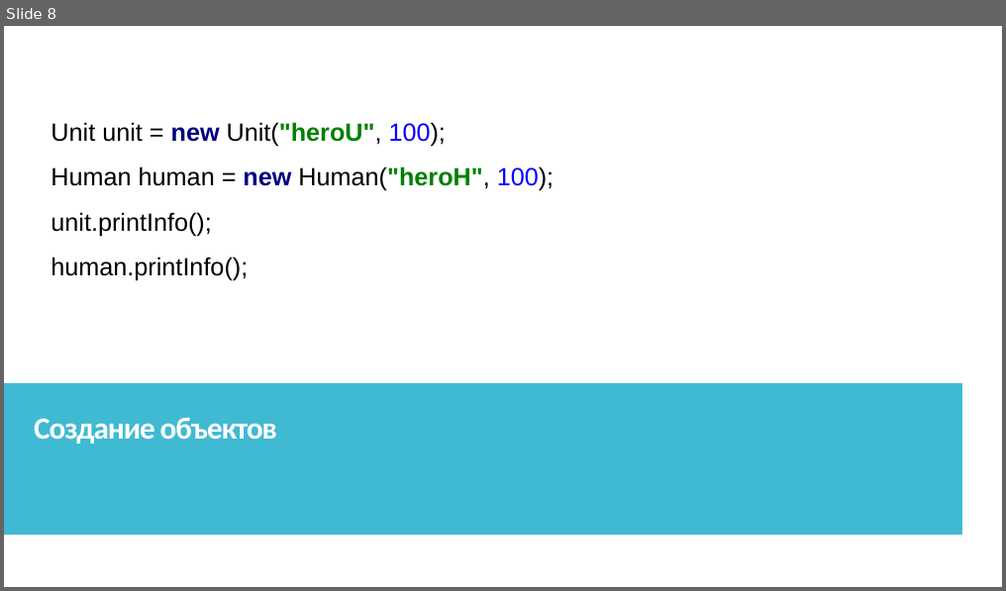
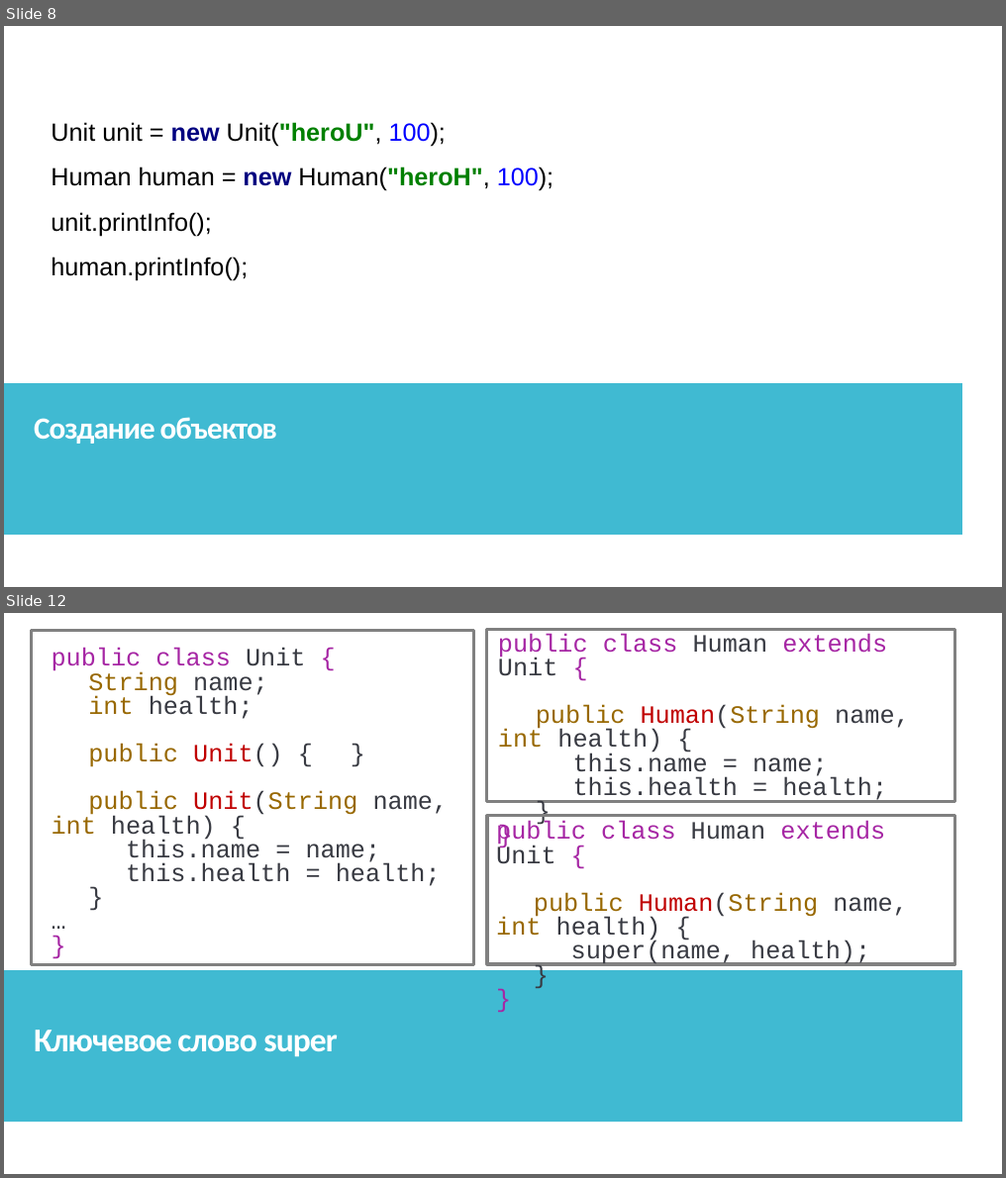
Before and after one commit to IriEfremova/LessonsCube, a slide deck: Android/Lesson12/PrincipOOP.pptx. Shown one above the other, each under a label of ours: slide 8 before the commit, slides 8 and 12 after it; the slides between them are not shown. The pictures are 1006x591 and 1006x1178 pixels, drawn with LibreOffice and Linux fonts; fonts in the diff are those of the drawing. Boxes give left, top, right and bottom in pixels: in the first picture for what was removed or moved away, otherwise in the second. Text is boxed around its words. In the diff, an @@ line names an element or a change of style, - is before the commit and + after.

```diff
--- a/Android/Lesson12/PrincipOOP.pptx
+++ b/Android/Lesson12/PrincipOOP.pptx
@@ slide 12 added at (x1=4, y1=613, x2=1002, y2=1174), background #FFFFFF; not listed: 2 template elements that a slide beside it also shows @@
@@ rectangle added at (x1=4, y1=613, x2=1002, y2=1174), fill #FFFFFF @@
@@ rectangle added at (x1=31, y1=630, x2=474, y2=964), outline #808080 3 pt @@
@@ rectangle added at (x1=487, y1=630, x2=955, y2=802), outline #808080 3 pt @@
@@ text added at (x1=498, y1=633, x2=910, y2=803), 24 pt, text #383A42 @@
+public class Human extends Unit {
+public Human(String name, int health) {
+this.name = name;
+this.health = health;
+}
+}
@@ text added at (x1=52, y1=648, x2=449, y2=886), 24 pt, text #383A42 @@
+public class Unit {
+String name;
+int health;
+public Unit() { }
+public Unit(String name, int health) {
+this.name = name;
+this.health = health;
+}
+…
+}
@@ rectangle added at (x1=487, y1=816, x2=955, y2=964), outline #808080 3 pt @@
@@ text added at (x1=496, y1=821, x2=908, y2=966), 24 pt, text #383A42 @@
+public class Human extends Unit {
+public Human(String name, int health) {
+super(name, health);
+}
+}
@@ rectangle added at (x1=4, y1=970, x2=962, y2=1123), fill #40BAD2 @@
@@ text added at (x1=34, y1=1030, x2=337, y2=1058), 32 pt, text #FFFFFF, bold @@
+Ключевое слово super
```
Also in this commit, not shown: 2 slides changed, 3 other slides added, 3 other files.
